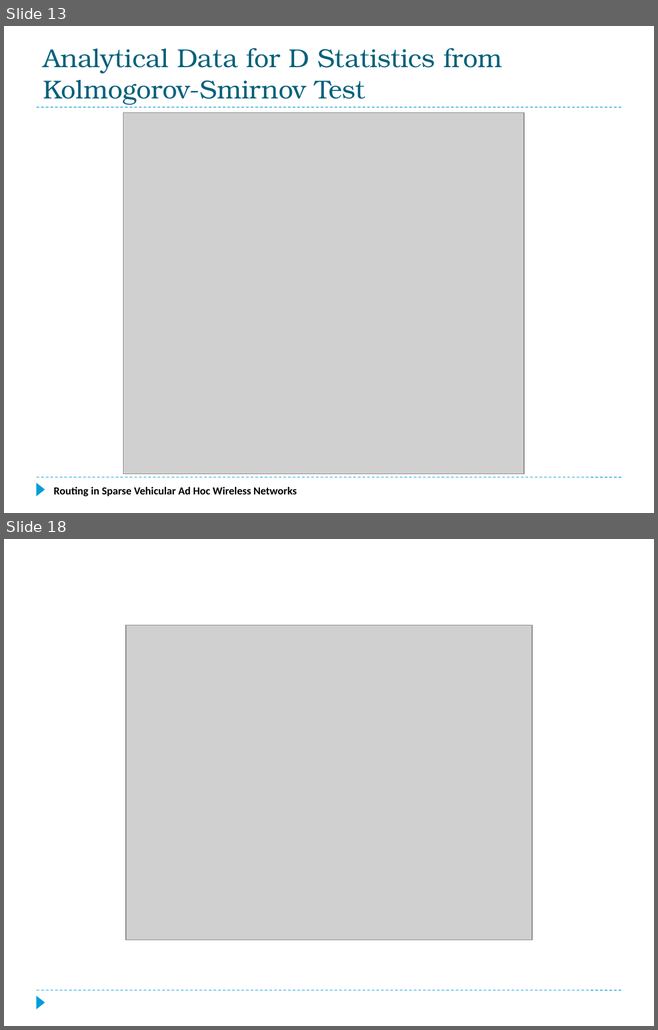
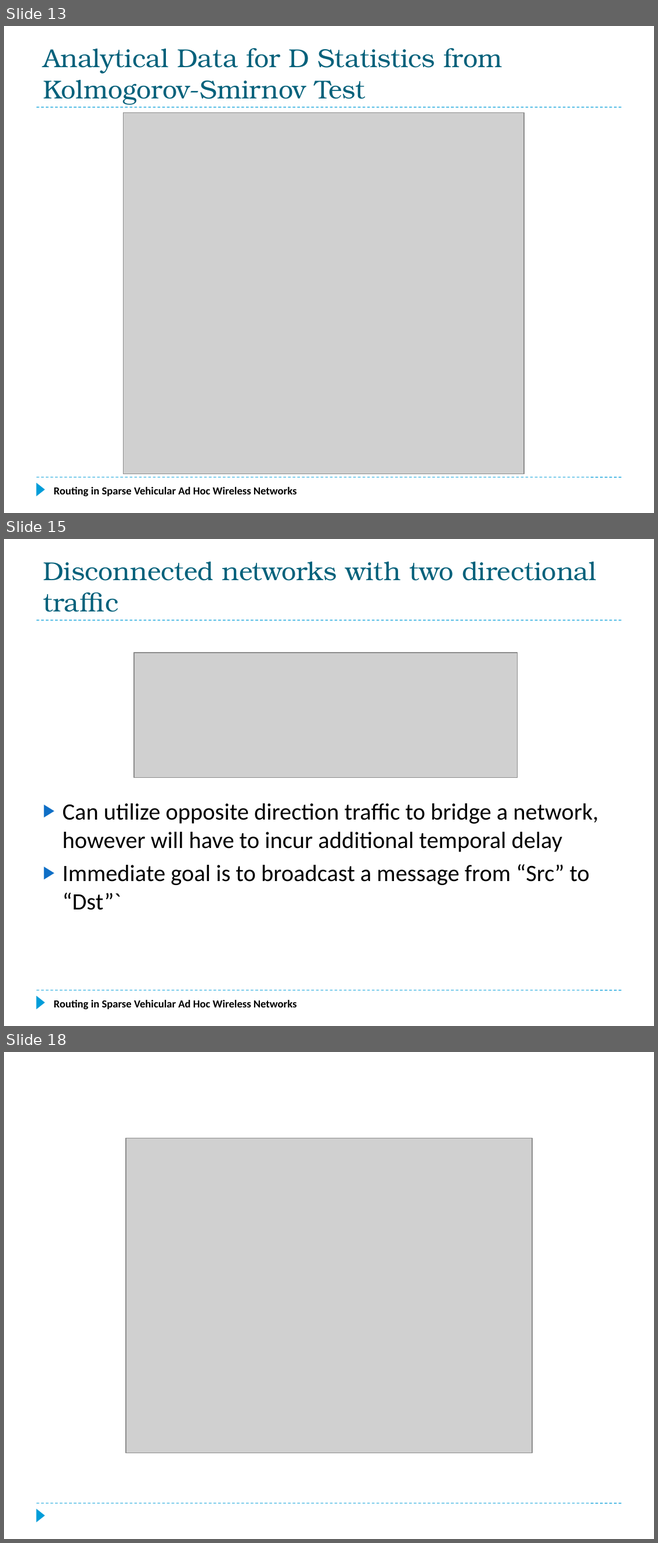
Before and after one commit to f33losopher/EEMaster_VANET, a slide deck: VANET_Felix.pptx. Shown one above the other, each under a label of ours: slides 13 and 18 before the commit, slides 13, 15 and 18 after it; the slides between them are not shown. The pictures are 658x1030 and 658x1543 pixels, drawn with LibreOffice and Linux fonts; fonts in the diff are those of the drawing; grey boxes stand for pictures. Boxes give left, top, right and bottom in pixels: in the first picture for what was removed or moved away, otherwise in the second. Text is boxed around its words. In the diff, an @@ line names an element or a change of style, - is before the commit and + after.

```diff
--- a/VANET_Felix.pptx
+++ b/VANET_Felix.pptx
@@ slide 15 added at (4, 539, 654, 1026), background #FFFFFF; not listed: 3 template elements that a slide beside it also shows @@
@@ title added at (43, 562, 596, 612), 28.8 pt, text #04617B @@
+Disconnected networks with two directional traffic
@@ picture added at (134, 653, 517, 778) @@
@@ text added at (63, 803, 598, 910), 26 pt, text #000000 @@
+▶ Can utilize opposite direction traffic to bridge a network, however will have to incur additional temporal delay
+▶ Immediate goal is to broadcast a message from “Src” to “Dst”`
@@ text added at (54, 1000, 297, 1009), 12 pt, text #000000, bold @@
+Routing in Sparse Vehicular Ad Hoc Wireless Networks
```
Also in this commit, not shown: 3 slides changed, 2 other slides added, 3 slides removed, 2 other files.
